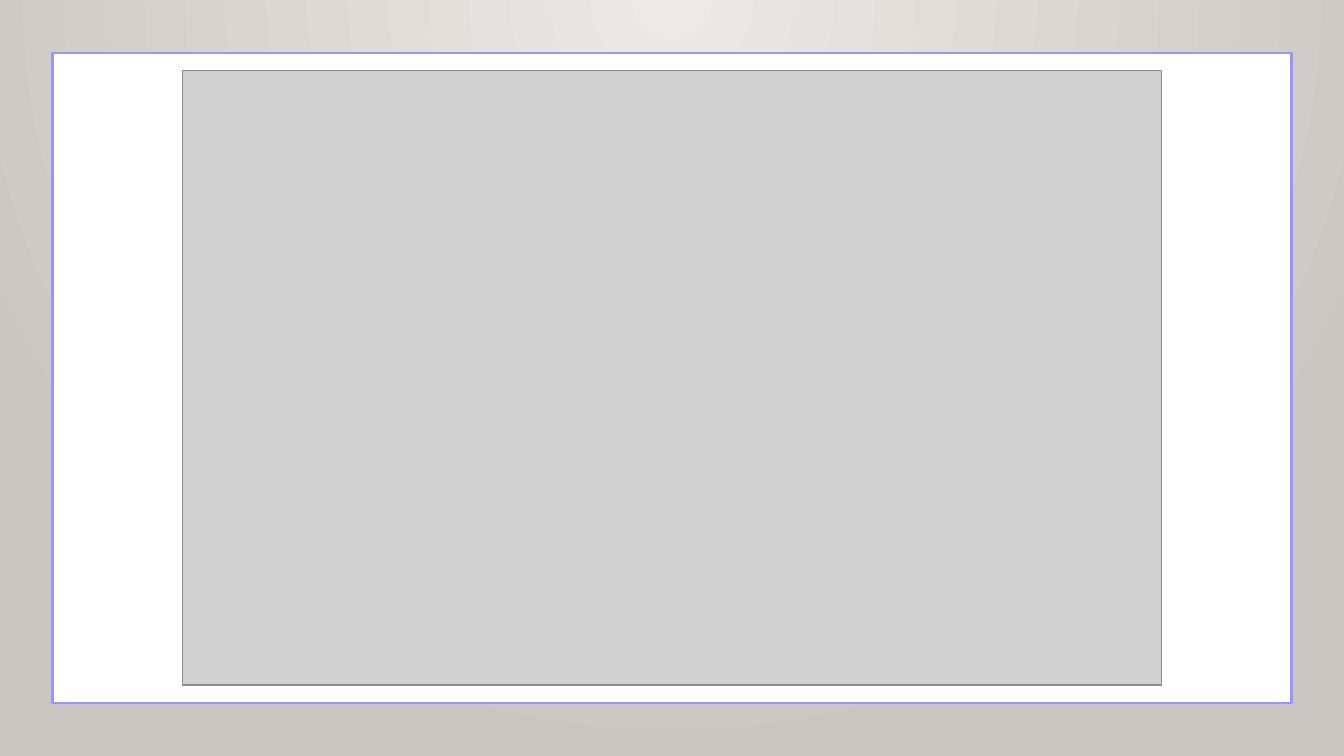
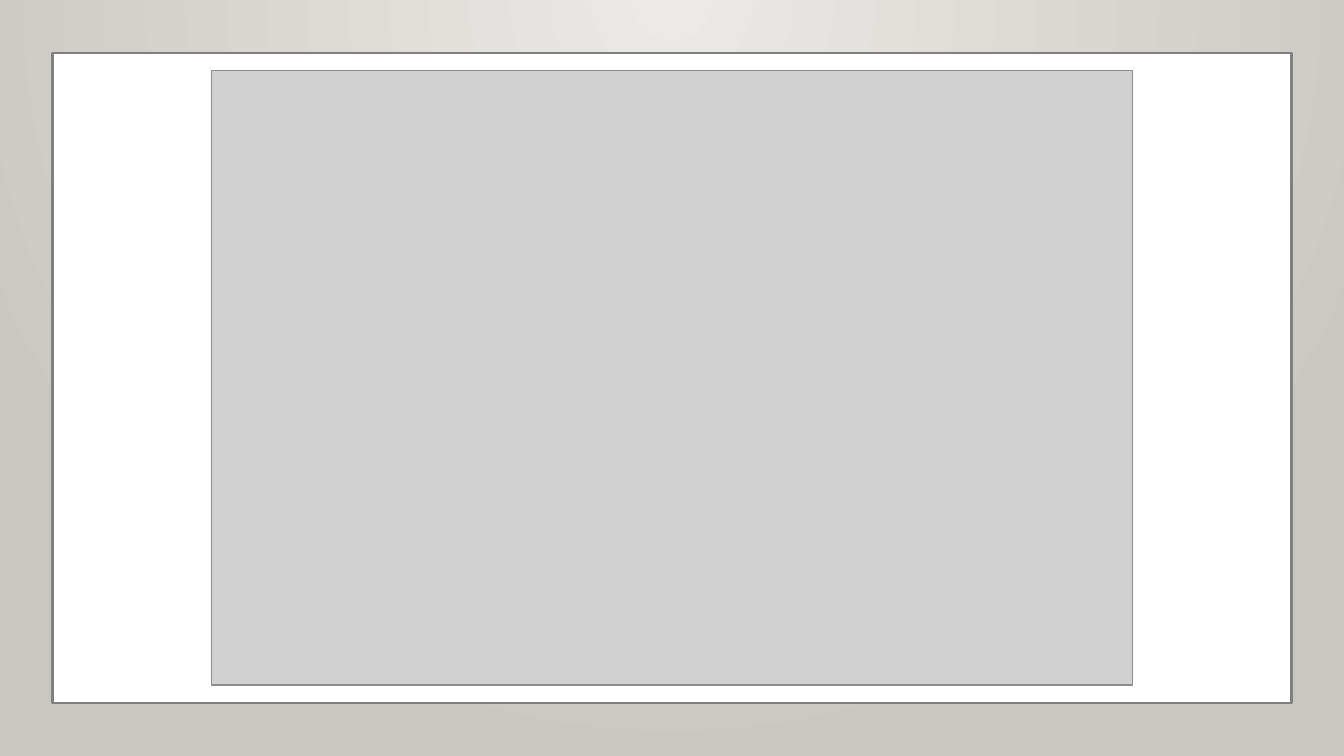
Before and after one commit to mu-mandayam/DataScience, a slide deck: slide 13 of Supervised_Learning_Capstone/Sup_Learning_Capstone.pptx. Drawn at 1344x756 pixels with LibreOffice and Linux fonts; fonts in the diff are those of the drawing; grey boxes stand for pictures; background and template pictures are left out. Boxes give left, top, right and bottom in pixels: in the first picture for what was removed or moved away, otherwise in the second. Text is boxed around its words. In the diff, an @@ line names an element or a change of style, - is before the commit and + after.

```diff
--- a/Supervised_Learning_Capstone/Sup_Learning_Capstone.pptx
+++ b/Supervised_Learning_Capstone/Sup_Learning_Capstone.pptx
@@ rectangle at (52,53,1292,704): outline #9895FE 1.75 pt to #808080 1.75 pt @@
@@ picture: place and size @@
-picture at (182,71,1162,685)
+picture at (212,71,1133,685)
```
Also in this commit, not shown: 2 other slides changed.
